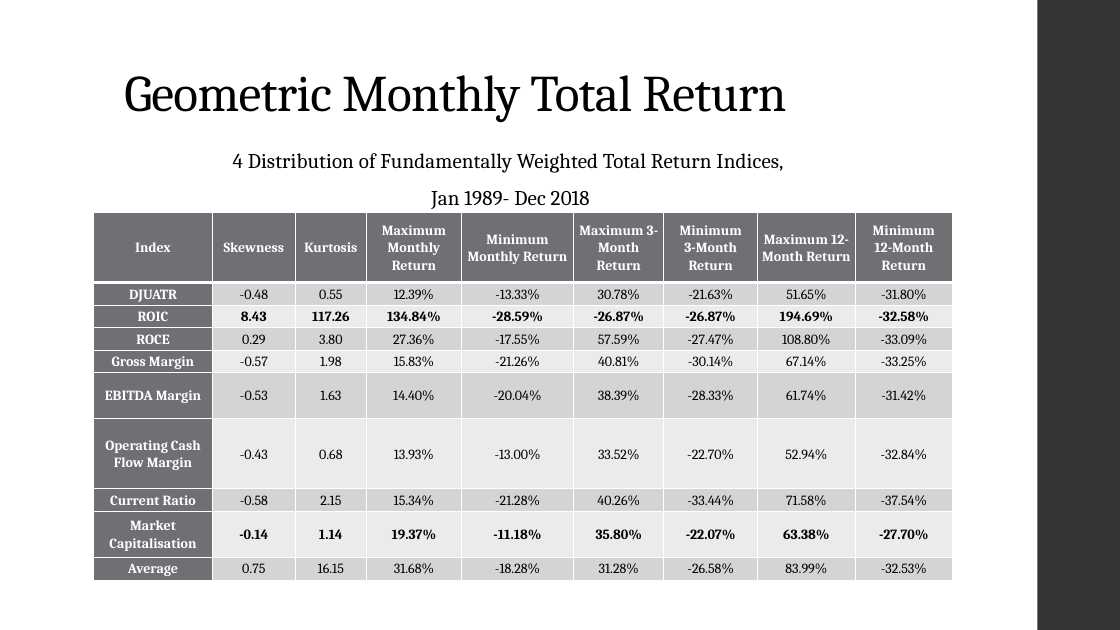
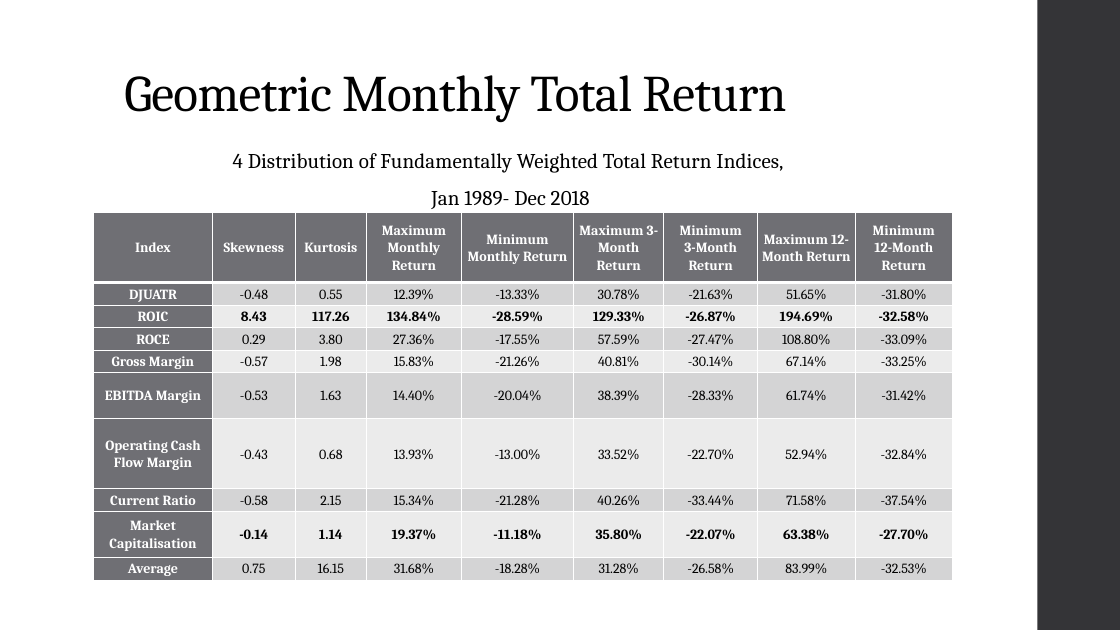
Before and after one commit to fuzzylove87/QF604-Econometrics, a slide deck: slide 28 of QF604 Econometrics Final v1.3.pptx. Drawn at 1120x630 pixels with LibreOffice and Linux fonts; fonts in the diff are those of the drawing. Boxes give left, top, right and bottom in pixels: in the first picture for what was removed or moved away, otherwise in the second. Text is boxed around its words. In the diff, an @@ line names an element or a change of style, - is before the commit and + after.

```diff
--- a/QF604 Econometrics Final v1.3.pptx
+++ b/QF604 Econometrics Final v1.3.pptx
@@ table at bbox=[93, 213, 954, 580] @@
-row 3, column 6: -26.87%
+row 3, column 6: 129.33%
```
